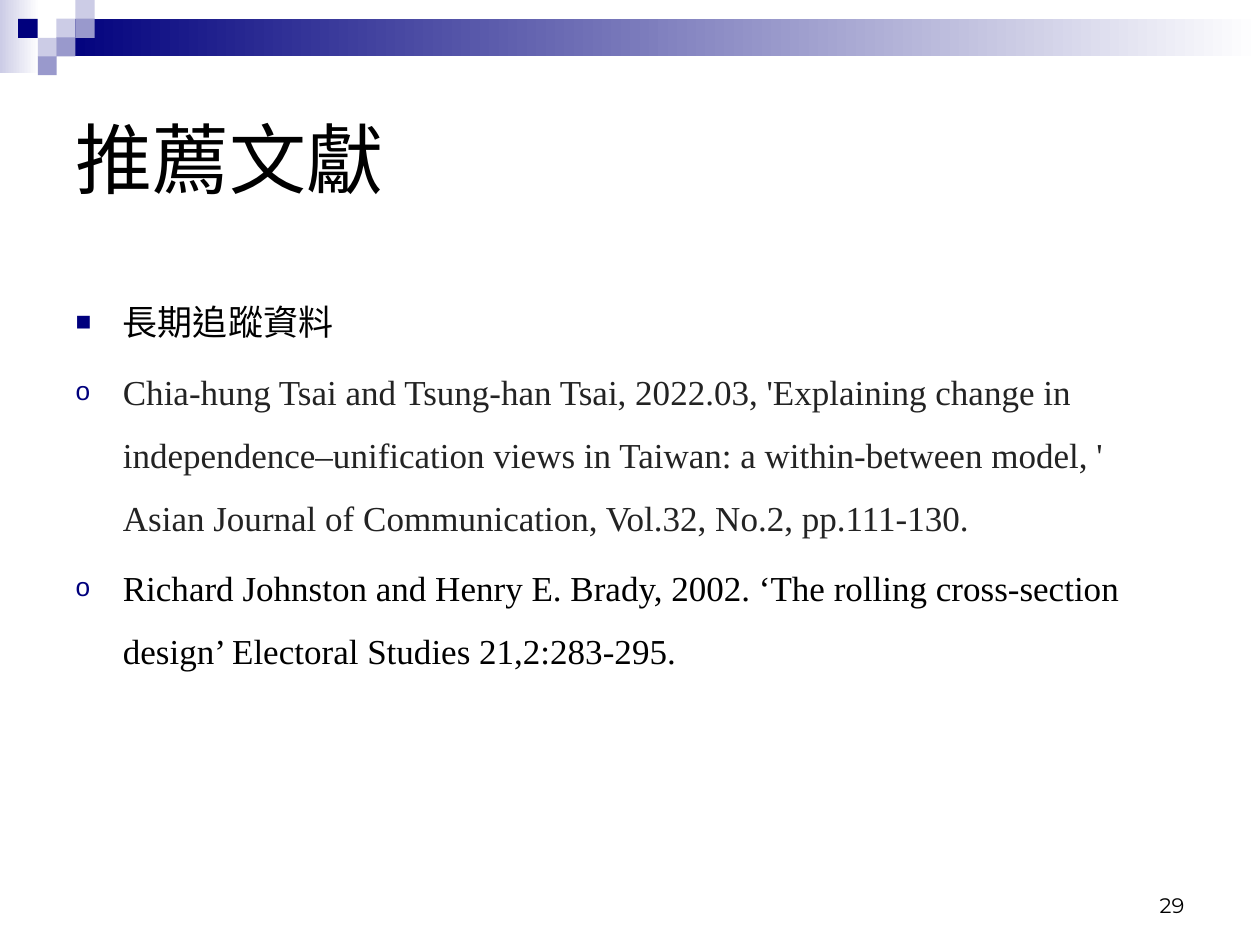
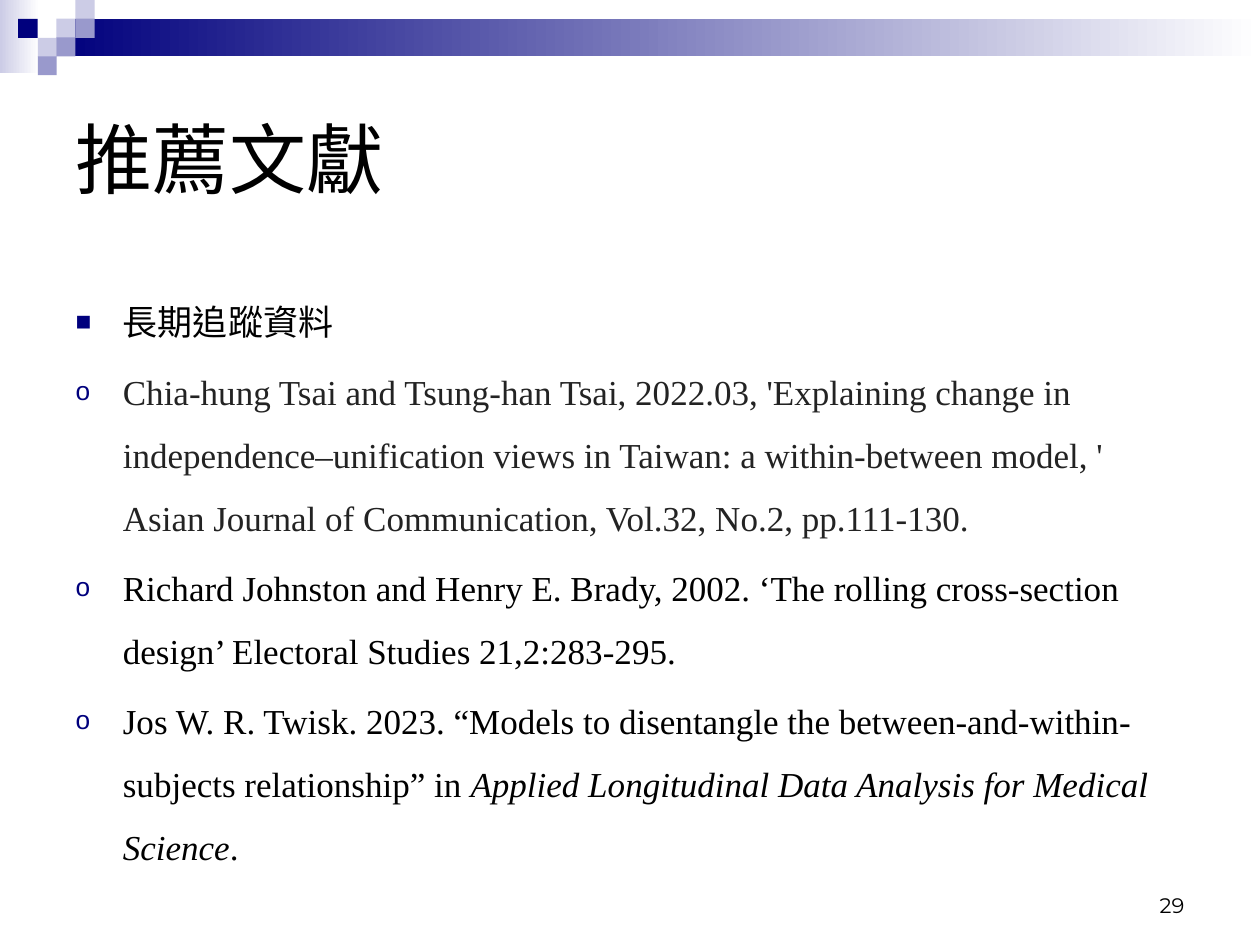
Before and after one commit to TsaiChiahung/PublicOpinion2026, a slide deck: slide 29 of 民意與調查Week2.pptx. Drawn at 1260x945 pixels with LibreOffice and Linux fonts; fonts in the diff are those of the drawing. Boxes give left, top, right and bottom in pixels: in the first picture for what was removed or moved away, otherwise in the second. Text is boxed around its words. In the diff, an @@ line names an element or a change of style, - is before the commit and + after.

```diff
--- a/民意與調查Week2.pptx
+++ b/民意與調查Week2.pptx
@@ text at (123, 709, 1148, 804): paragraph added @@
+o Jos W. R. Twisk. 2023. “Models to disentangle the between-and-within-subjects relationship” in Applied Longitudinal Data Analysis for Medical Science.
```
Also in this commit, not shown: 1 other slide changed, 1 other file.
